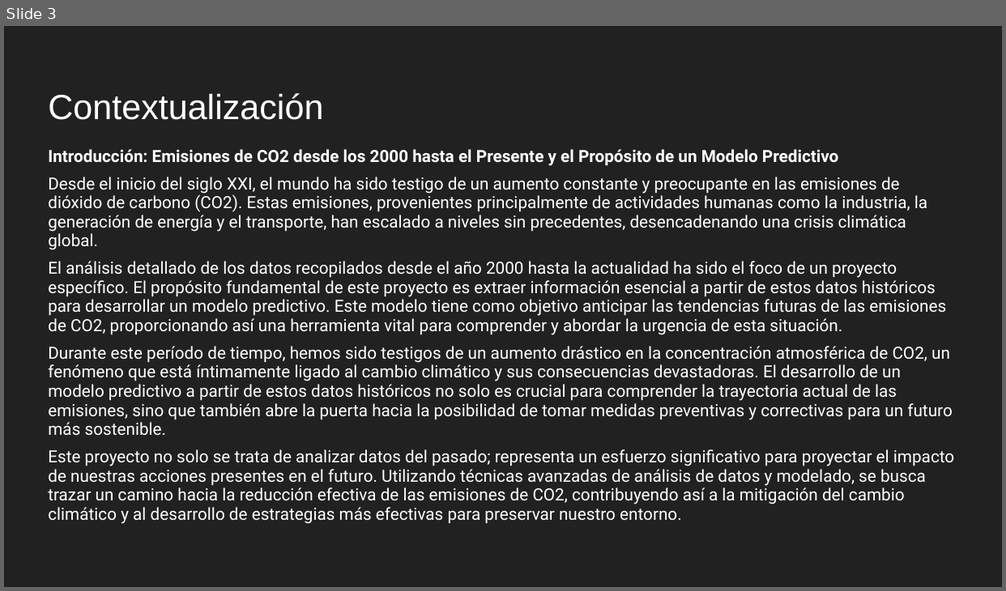
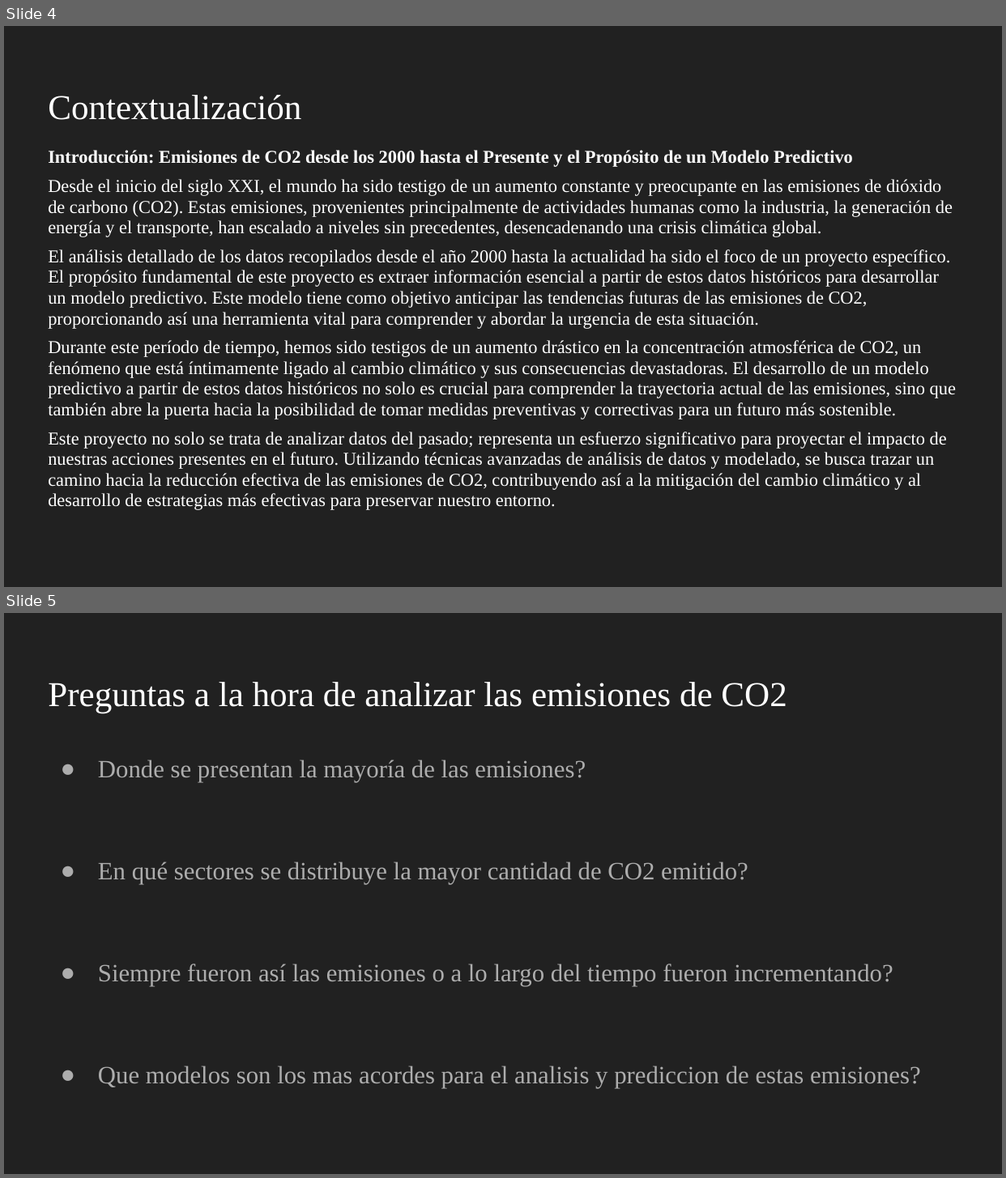
Before and after one commit to LeandroColombo111/Analysis-of-CO2-emissions-using-ML, a slide deck: Insights.pptx. Shown one above the other, each under a label of ours: slide 3 before the commit, slides 4 and 5 after it. The pictures are 1006x591 and 1006x1178 pixels, drawn with LibreOffice and Linux fonts; fonts in the diff are those of the drawing. Boxes give left, top, right and bottom in pixels: in the first picture for what was removed or moved away, otherwise in the second. Text is boxed around its words. In the diff, an @@ line names an element or a change of style, - is before the commit and + after.

```diff
--- a/Insights.pptx
+++ b/Insights.pptx
@@ slide 5 added at <box>4,613,1002,1174</box>, background #212121 @@
@@ title added at <box>48,682,786,713</box>, 25.2 pt, text #FFFFFF @@
+Preguntas a la hora de analizar las emisiones de CO2
@@ text added at <box>98,760,921,1088</box>, 18 pt, text #ADADAD @@
+● Donde se presentan la mayoría de las emisiones?
+● En qué sectores se distribuye la mayor cantidad de CO2 emitido?
+● Siempre fueron así las emisiones o a lo largo del tiempo fueron incrementando?
+● Que modelos son los mas acordes para el analisis y prediccion de estas emisiones?
@@ what was slide 3 is now slide 4 @@
@@ slide 4 changed as well @@
@@ title "Contextualización" at <box>48,95,301,120</box>: font Arial to Times New Roman @@
@@ text "Introducción: Emisiones de CO2 desde ..." at <box>48,150,956,510</box>: size 12.1 to 13.1 pt, font Roboto to Times New Roman @@
```
Also in this commit, not shown: 5 other slides changed, 2 other slides added, 1 slide removed, 1 other file.
